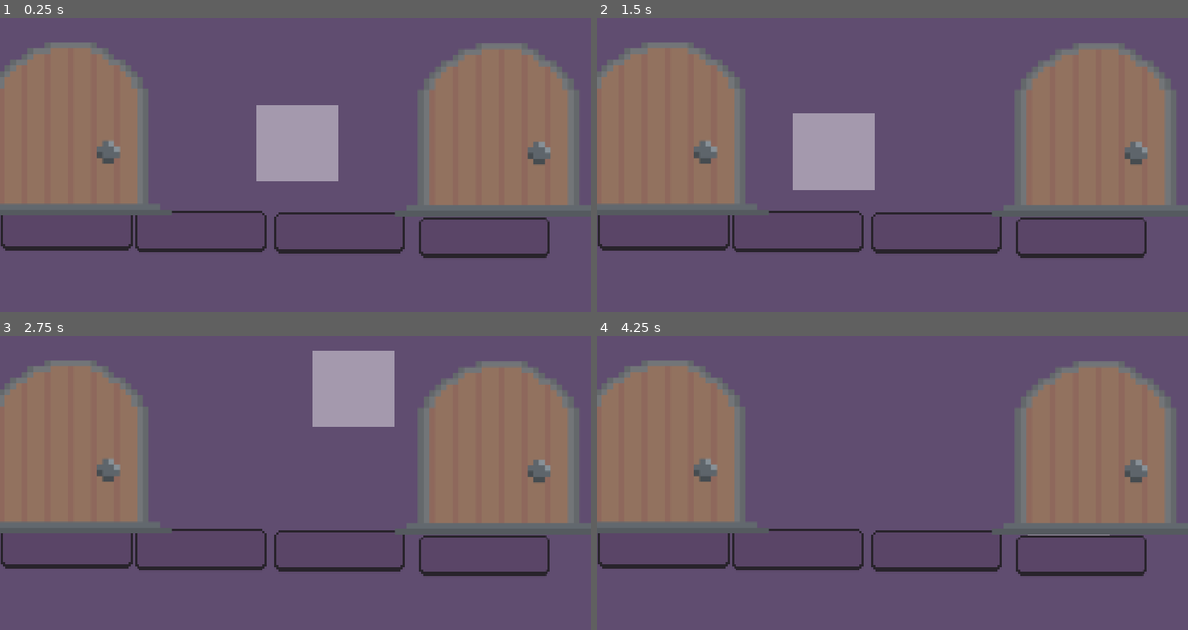
Above: before the commit, frames 1-4 (two rows, left to right).
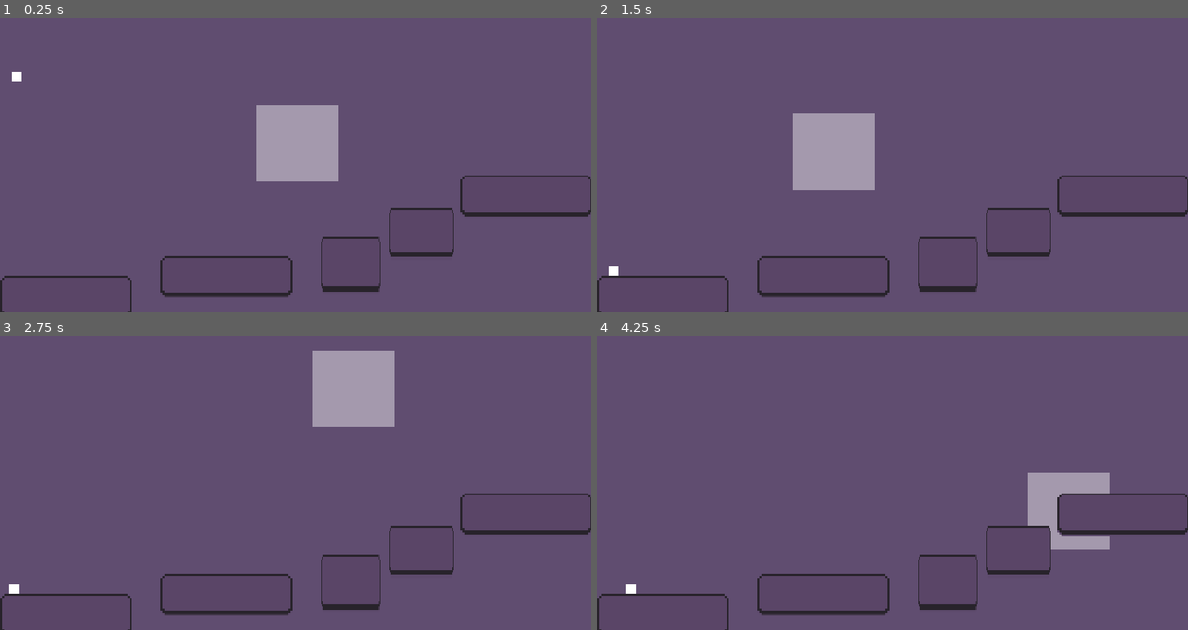
Above: after the commit, the same moments.

Repository: arrowira/dtj36
Game: Godot game, scene res://main.tscn
Two runs of this game, one before a commit and one after it. Both use one fixed random seed, a clock stepped at 60 frames per second and the inputs below.
Inputs (mouse positions are in pixels of both pictures, inside the frame that each line leads up to):
- Up to frame 1 (0.25 s): no input
- Up to frame 2 (1.5 s): move the mouse to (1022, 129) at 0.52 s; hold Up (up) from 0.53 s (still down); tap A (lt) at 0.6 s; move the mouse to (774, 162) at 1.27 s; tap D (rt) at 1.35 s
- Up to frame 3 (2.75 s): move the mouse to (354, 391) at 2.02 s; release Up (up) at 2.03 s; tap A (lt) at 2.1 s
- Up to frame 4 (4.25 s): move the mouse to (862, 530) at 2.77 s; hold Up (up) from 2.78 s (still down); tap D (rt) at 2.85 s; move the mouse to (1069, 512) at 3.52 s; tap A (lt) at 3.6 s

The runs differ from the first frame. In frame 1, 31% of the frame differs, in the area x 0-100%, y 8-100%; in frame 2, 31%; in frame 3, 31%; in frame 4, 31%.

Commit message:
nextLevel autoload

Diff:
--- a/dtj-36-proj/level_loader.gd
+++ b/dtj-36-proj/level_loader.gd
@@ -1,6 +1,5 @@
 extends Node2D
 
 func _ready() -> void:
-	var levObjs = load("res://levels/level%d.tscn" % 2).instantiate()
-	print(levObjs)
+	var levObjs = load("res://levels/level%d.tscn" % nextLevel.level).instantiate()
 	add_child(levObjs)
--- /dev/null
+++ b/dtj-36-proj/next_level.gd
@@ -0,0 +1,3 @@
+extends Node
+
+var level = 1
--- a/dtj-36-proj/project.godot
+++ b/dtj-36-proj/project.godot
@@ -14,6 +14,10 @@
 run/main_scene="uid://b1updismjircn"
 config/features=PackedStringArray("4.5", "Forward Plus")
 config/icon="res://icon.svg"
+
+[autoload]
+
+nextLevel="*res://next_level.gd"
 
 [display]
 
Not shown, added: dtj-36-proj/next_level.gd.uid
